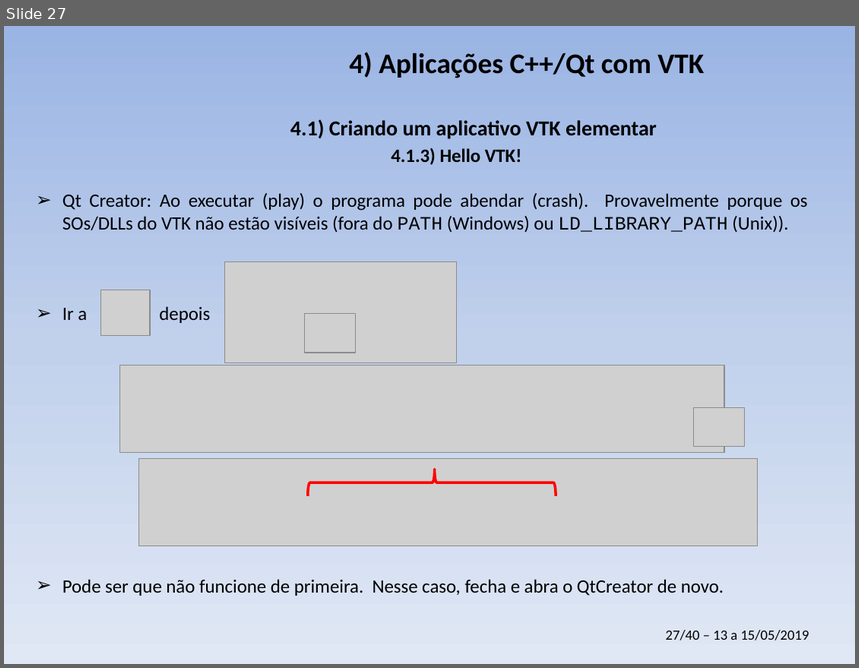
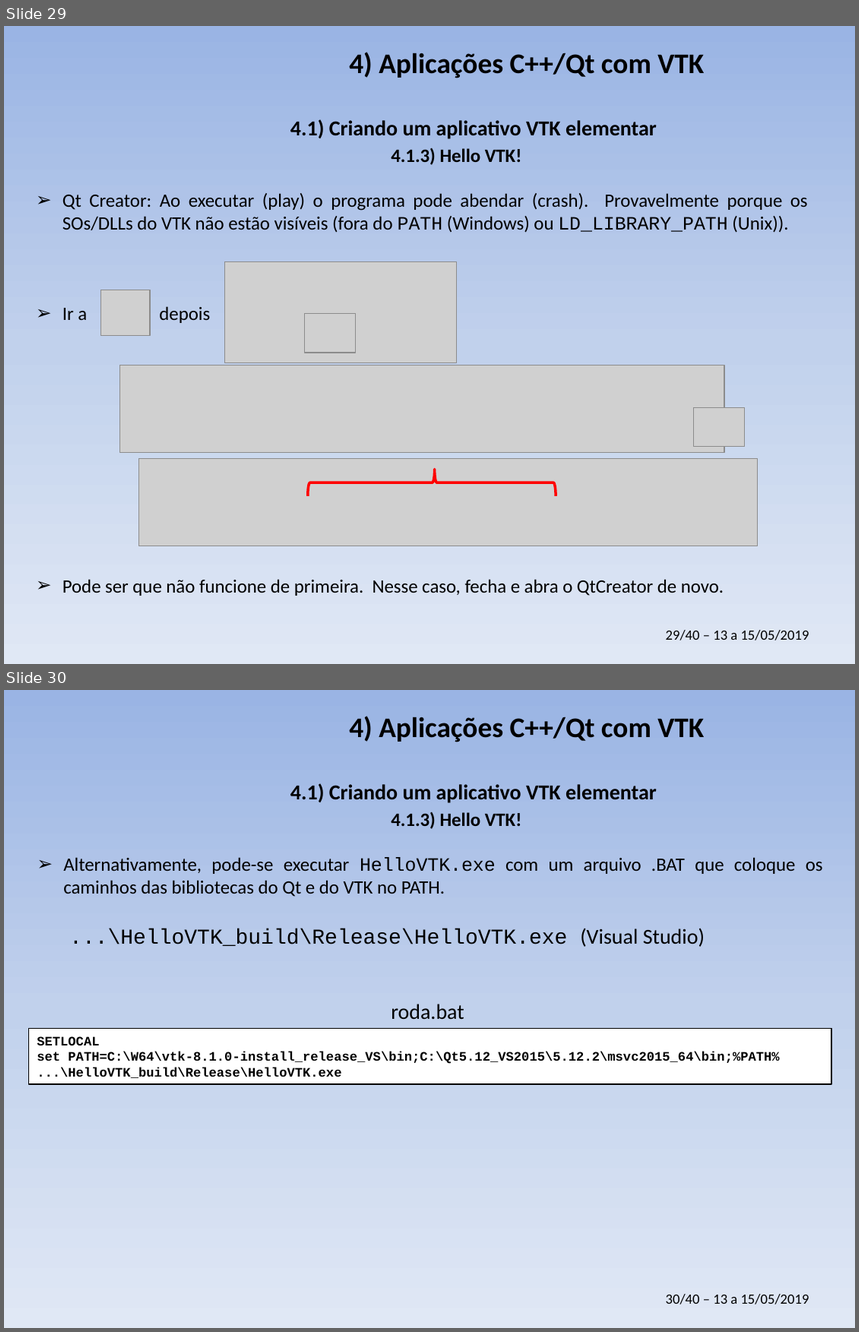
Before and after one commit to PauloCarvalhoRJ/cursoVTKgeo, a slide deck: aulas_3dias/slides_3dias.pptx. Shown one above the other, each under a label of ours: slide 27 before the commit, slides 29 and 30 after it. The pictures are 859x668 and 859x1332 pixels, drawn with LibreOffice and Linux fonts; fonts in the diff are those of the drawing; grey boxes stand for pictures; background and template pictures are left out. Boxes give left, top, right and bottom in pixels: in the first picture for what was removed or moved away, otherwise in the second. Text is boxed around its words. In the diff, an @@ line names an element or a change of style, - is before the commit and + after.

```diff
--- a/aulas_3dias/slides_3dias.pptx
+++ b/aulas_3dias/slides_3dias.pptx
@@ slide 30 added at box(4, 690, 855, 1328), background gradient #9AB5E4 to #C2D1ED to #E1E8F5; not listed: 1 template element that a slide beside it also shows @@
@@ title added at box(349, 716, 704, 742), 24 pt, text #000000, bold @@
+4) Aplicações C++/Qt com VTK
@@ text added at box(291, 783, 657, 803), 18 pt, text #000000, bold @@
+4.1) Criando um aplicativo VTK elementar
@@ text added at box(391, 812, 522, 829), 16 pt, text #000000, bold @@
+4.1.3) Hello VTK!
@@ text added at box(63, 857, 823, 897), 16 pt, text #000000 @@
+➢ Alternativamente, pode-se executar HelloVTK.exe com um arquivo .BAT que coloque os caminhos das bibliotecas do Qt e do VTK no PATH.
@@ text added at box(69, 928, 705, 947), 18 pt, text #000000 @@
+...\HelloVTK_build\Release\HelloVTK.exe (Visual Studio)
@@ text added at box(391, 1004, 464, 1019), 18 pt, text #000000 @@
+roda.bat
@@ rectangle added at box(28, 1029, 832, 1085), fill #FFFFFF, outline #000000 1 pt, 11 pt, text #000000, bold @@
+SETLOCAL
+set PATH=C:\W64\vtk-8.1.0-install_release_VS\bin;C:\Qt5.12_VS2015\5.12.2\msvc2015_64\bin;%PATH%
+...\HelloVTK_build\Release\HelloVTK.exe
@@ what was slide 27 is now slide 29 @@
@@ text at box(666, 630, 810, 641): text changed @@
-27/40 – 13 a 15/05/2019
+29/40 – 13 a 15/05/2019
```
Also in this commit, not shown: 1 slide changed, 2 other slides added.
